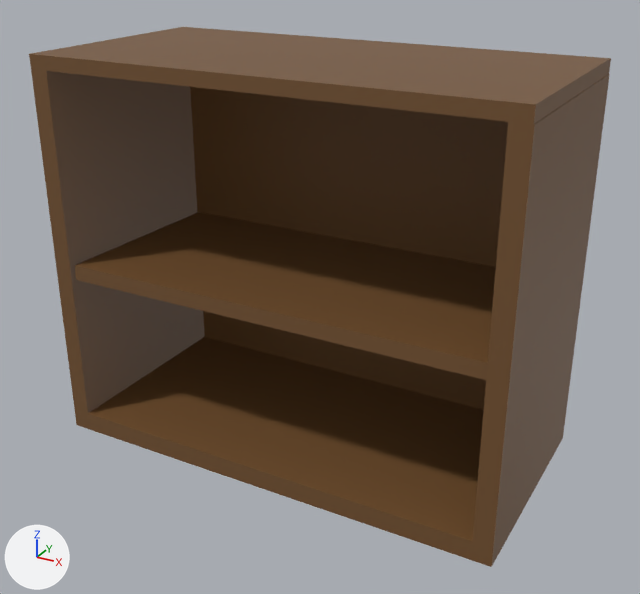
The Blender file Aruzhan/shkaf.blend, before and after one commit.
Rendered twice from a camera (50 mm lens) standing at (7.72, -22.7, 10.36) and looking at (-0.05, -8.58, 3.3). Every picture has the same lights, and +X, +Y and +Z are marked at lower left.

Before the edit, the objects in view are built like this:
```python
mat_material = principled_material('Material')
mat_material.base_color = (0.179, 0.0859, 0.0296)  # brown #755330
mat_material_001 = principled_material('Material.001')
mat_material_001.base_color = (0.179, 0.086, 0.0295)  # brown #755330
me_cube_010 = bpy.data.meshes.new('Cube.010')
me_cube_010.from_pydata(...)  # a box spanning x -1.01..1.0, y -1.0..1.0, z -1.0..1.0
me_cube_010.materials.append(mat_material)  # brown #755330
me_plane = bpy.data.meshes.new('Plane')
me_plane.from_pydata(...)  # 41 vertices, 33 faces; spans x -1.0..1.0, y -1.0..1.0, z 0.0..4.86
me_plane.materials.append(mat_material_001)  # brown #755330
ob_cube = bpy.data.objects.new('cube', me_cube_010)
ob_cube.location = (-0.15, -8.52, 3.62)
ob_cube.rotation_euler = (-0.0202, 0.0, 0.0)  # degrees (-1.2, 0, 0)
ob_cube.scale = (4.32, 2.09, 0.154)
ob_plane = bpy.data.objects.new('Plane', me_plane)
ob_plane.location = (-0.25, -8.36, 0.0)
ob_plane.rotation_euler = (0.0, 0.0, -1.573)  # degrees (0, 0, -90)
ob_plane.scale = (2.31, 4.72, 1.63)
```
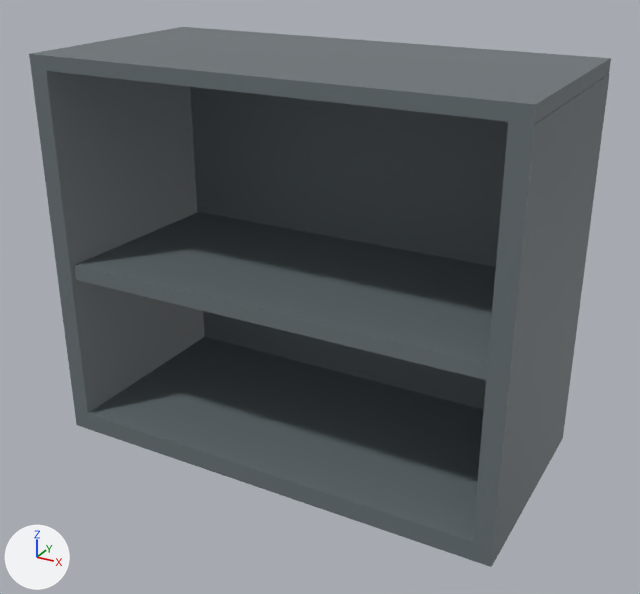
Where the change shows, as pixel boxes (x1, y1, x2, y2) in the pictures (640 x 594 px):
```json
{"object": "Plane", "change": "recoloured", "before": [29, 27, 611, 567], "after": [29, 27, 611, 567], "on screen": "brown to grey"}
{"object": "cube", "change": "recoloured", "before": [75, 212, 496, 380], "after": [75, 212, 496, 380], "on screen": "brown to grey"}
```

Edits to the scene script, one JSON object a line:
```json
{"op": "set", "path": "mat_material_001.base_color", "old": "(0.179, 0.086, 0.0295)", "new": "(0.14, 0.167, 0.179)", "note": "brown #755330 -> grey #697275"}
{"op": "set", "path": "mat_material.base_color", "old": "(0.179, 0.0859, 0.0296)", "new": "(0.14, 0.166, 0.179)", "note": "brown #755330 -> grey #697175"}
```
